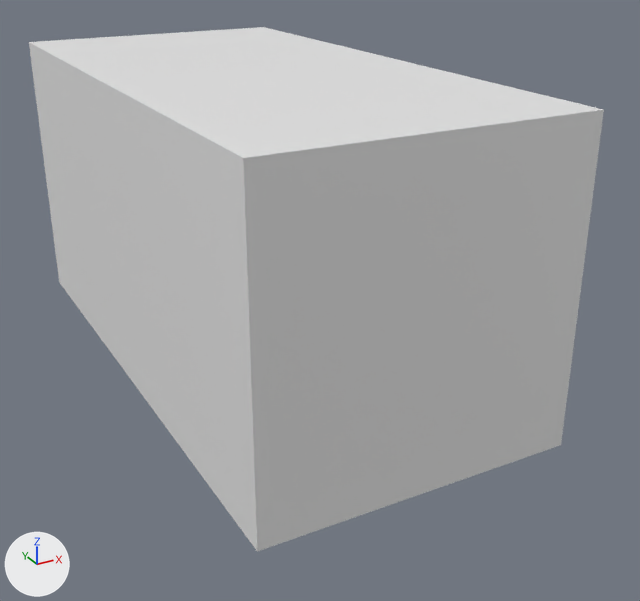
The Blender file res/meshes/nature/hedge.blend as it was, and as the next commit left it.
Both versions are drawn from a camera (50 mm lens) standing at (-1.22, -2.63, 1.46) and looking at (0.15, -0.14, 0.22). The axes (+X, +Y, +Z) are drawn at lower left. The lights are the same throughout. The first picture is the older version.
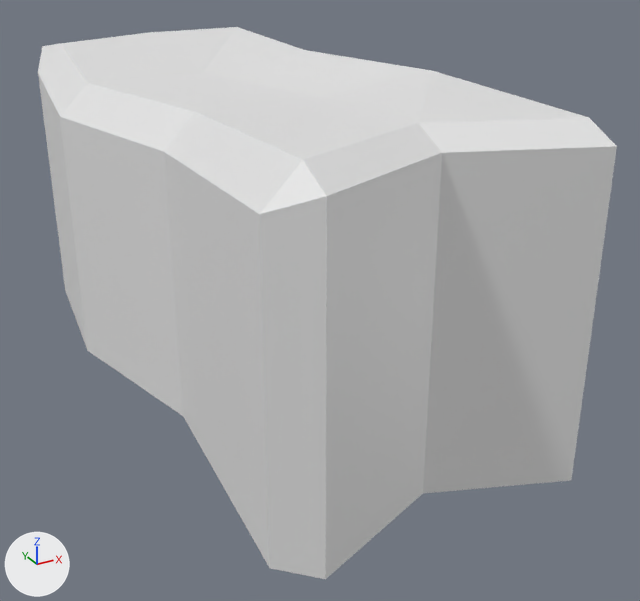
Boxes [x1, y1, x2, y2] around the edits, measured in the pictures (640 x 601 px):
'Cube', reshaped: before [29, 27, 604, 552]; after [38, 27, 617, 579]

The change, as a diff of the scene's bpy script:
```diff
--- a/res/meshes/nature/hedge.blend.py
+++ b/res/meshes/nature/hedge.blend.py
@@ me_cube @@
 # used by ob_cube; location = (0.0, 0.0, 0.0)
-me_cube.from_pydata(...)  # 8 vertices, 6 faces; spans x -0.5..0.5, y -1.0..1.0, z 0.0..1.0
+me_cube.from_pydata(...)  # 40 vertices, 37 faces; spans x -0.57..0.57, y -1.17..1.34, z 0.0..1.0
+# me_cube part 1: the whole mesh is rebuilt
```
